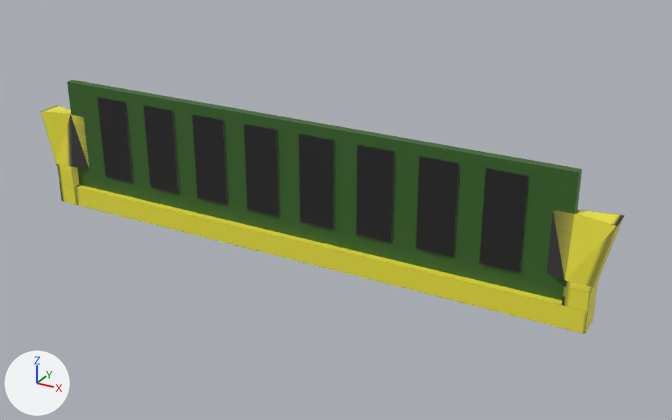
The Blender file Infection Protocol/Assets/Models/RAM.blend as it was, and as the next commit left it.
The view is the same before and after, from a 50 mm camera at (6.46, -10.43, 5.93) aimed at (0.61, 0.21, 0.61). Arrows for +X, +Y and +Z are at lower left; the lights stay in place.
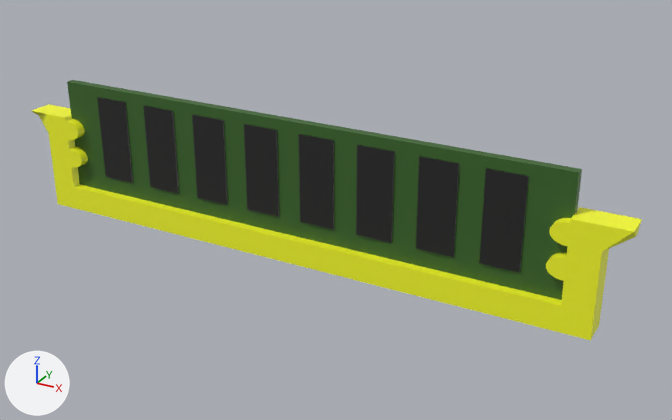
Patch to the scene script:
```diff
--- a/Infection Protocol/Assets/Models/RAM.blend.py
+++ b/Infection Protocol/Assets/Models/RAM.blend.py
@@ me_cube @@
 # used by ob_cube_001; location = (0.0, 0.0, 0.03); scale = (4.35, 0.181, 0.16)
 # verts and faces of me_cube; kept vertices keep their numbers, new ones are numbered from 50
-me_cube.from_pydata(...)  # 50 vertices, 43 faces, 1 loose edge; spans x -1.05..1.05, y -1.0..1.0, z -1.0..8.51
-me_cube.materials.append(mat_ram_slot_png)  # picture img_ram_slot_png
+me_cube.from_pydata(...)  # 296 vertices, 166 faces; spans x -55.76..1.0, y -1.02..1.02, z -8.28..1.0
+# me_cube part 1: a new loose piece, a box spanning x -3.45..-0.99, y -1.01..1.01, z -6.01..1.0, in mat_yellow_jpg (picture img_yellow_jpg)
+# me_cube part 2: a new loose piece, a 32-sided cylinder along y spanning x -4.88..-2.12, y -1.01..1.01, z -3.95..-2.09, in mat_yellow_jpg (picture img_yellow_jpg)
+# me_cube part 3: a new loose piece, a 32-sided cylinder along y spanning x -4.88..-2.12, y -1.01..1.01, z -1.17..0.7, in mat_yellow_jpg (picture img_yellow_jpg)
+# me_cube part 4: a new loose piece, a 32-sided cylinder along y spanning x -52.64..-49.88, y -1.02..1.02, z -3.95..-2.09, in mat_yellow_jpg (picture img_yellow_jpg)
+# me_cube part 5: a new loose piece, a 32-sided cylinder along y spanning x -52.64..-49.88, y -1.02..1.02, z -1.17..0.7, in mat_yellow_jpg (picture img_yellow_jpg)
+# me_cube part 6: a new loose piece, a box spanning x -53.77..-51.31, y -1.01..1.01, z -6.01..1.0, in mat_yellow_jpg (picture img_yellow_jpg)
+# me_cube part 7: a new loose piece, a box spanning x -53.77..-0.99, y -1.01..1.01, z -8.28..-6.0, in mat_yellow_jpg (picture img_yellow_jpg)
+# me_cube part 8: the loose piece of 20 vertices spanning x 0.86..1.05, y -1.0..1.0, z 1.0..8.51 is deleted
+# me_cube part 9
+# 24 vertices are removed from x -1.05..1.0, y -1.0..1.0, z -1.0..8.51
+# 25 faces are deleted
+# 1 loose edge is deleted
+# 2 vertices are added at (1.0, 0.2, 0.22), (1.0, -0.2, 0.22)
+# 5 new faces join them
+# me_cube part 10
+verts[50] = (-53.76, -1.01, -1.0)
+verts[51] = (-53.76, -1.01, 1.0)  # pixel (613, 213)
+verts[52] = (-55.76, -1.01, 1.0)  # pixel (641, 219)
+for new, old in zip([53, 54, 55], [50, 51, 52]): verts[new] = verts[old] + (0.0, 2.02, 0.0)
+verts[58] = (-55.76, -0.2, 0.22)  # pixel (637, 234)
+verts[59] = (-55.76, 0.2, 0.22)  # pixel (635, 236)
+faces += [(50, 53, 54, 51), (50, 51, 52, 58), (52, 55, 59, 58), (53, 59, 55, 54), (50, 58, 59, 53), (51, 54, 55, 52)]
+me_cube.materials.append(mat_yellow_jpg)  # picture img_yellow_jpg
@@ ob_cube_001 @@
 ob_cube_001 = bpy.data.objects.new('Cube.001', me_cube)
-ob_cube_001.location = (0.0, 0.0, 0.03)
-ob_cube_001.scale = (4.35, 0.181, 0.16)
+ob_cube_001.location = (-4.6, 0.0, 1.2)
+ob_cube_001.rotation_euler = (0.0, 0.0, 3.142)  # degrees (0, 0, 180)
+ob_cube_001.scale = (0.168, 0.2, 0.168)
```

Pixel boxes (x1, y1, x2, y2) of what changed, in the pictures (672 x 420 px):
'Cube.001', reshaped, moved, turned, rescaled: before (41, 105, 625, 334); after (32, 104, 642, 340)
part 1 of me_cube, added (yellow): after (46, 107, 80, 187)
part 2 of me_cube, added (yellow): after (60, 146, 88, 168)
part 3 of me_cube, added (yellow): after (56, 118, 85, 140)
part 4 of me_cube, added (yellow): after (546, 252, 583, 281)
part 5 of me_cube, added (yellow): after (549, 218, 587, 247)
part 6 of me_cube, added (yellow): after (561, 207, 613, 313)
part 7 of me_cube, added (yellow): after (55, 183, 602, 340)
part 8 of me_cube, deleted (yellow): before (547, 210, 625, 311)
part 9 of me_cube, cut back: before (41, 105, 596, 334); after (32, 104, 63, 134)
part 10 of me_cube, added (yellow): after (602, 214, 642, 251)
